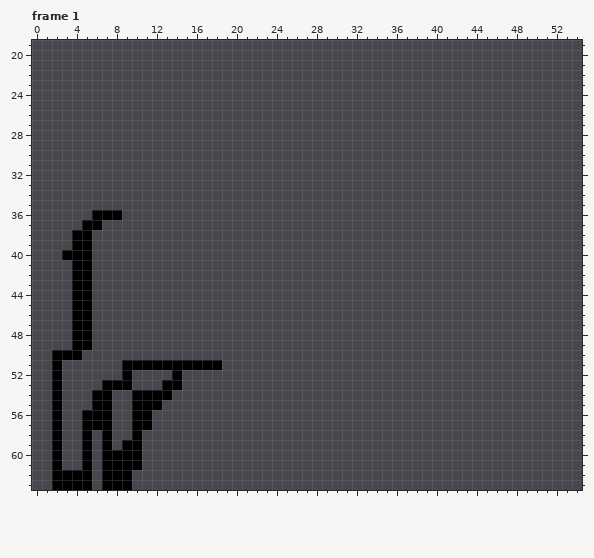
File history of a pixel-art file, Art/moose.aseprite. The picture above is the old version.
64x64 pixels, 1 frame. Colours within 5 levels of each other are drawn and written as one. Shown: frame 1: x 0..54, y 19..63. The commit also changed other frames, which this record leaves out.
Once edited:
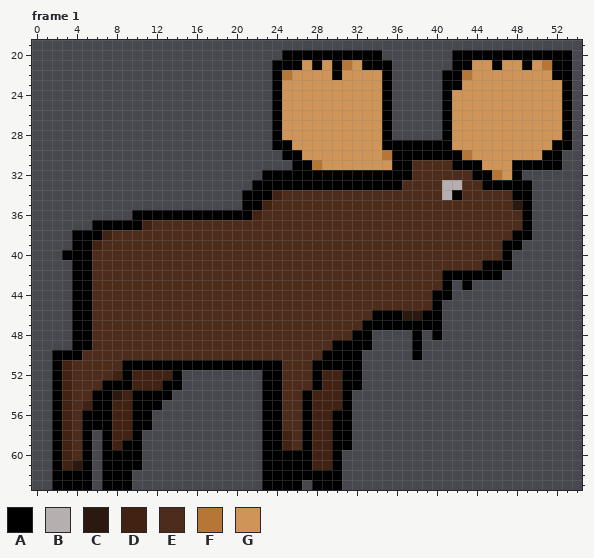
Palette (. is transparent): A #000000  B #b6afaf  C #2b180e  D #412213  E #4e2c1b  F #b67736  G #cf9457
What changed:
Changed rows in their new state; - is an unchanged pixel.
Frame 1:
first column x 3:
20 ----------------------AAAAAAAAAA-------AAAAAAAAAAAA
21 ---------------------AAAGAGAFGAAA------AAGGAGGAGFAA
22 ---------------------AFGGGGAGGGGA-----AAFGGGGGGGGAA
23 ---------------------AGGGGGGGGGGA-----AAGGGGGGGGGGA
24 ---------------------AGGGGGGGGGGA-----AGGGGGGGGGGGA
25 ---------------------AGGGGGGGGGGA-----AGGGGGGGGGGGA
26 ---------------------AGGGGGGGGGGA-----AGGGGGGGGGGGA
27 ---------------------AGGGGGGGGGGA-----AGGGGGGGGGGGA
28 ---------------------AGGGGGGGGGGA-----AGGGGGGGGGGGA
29 ---------------------AAGGGGGGGGGAAAAAAAGGGGGGGGGGAA
30 ----------------------AAGGGGGGGGFAAAAAAAFGGGGGGGAA-
31 -----------------------AAFGGGGGGGAAEEEEAAAGGGAAAAA-
32 --------------------AAAAAAAAAAAAAAAEEEEEEAAFGA-----
33 -------------------AAAAAAAAAAAAAAAEEEEBBEEAAAAA----
34 ------------------AAADEEEEEEEEEEEEEEEEBAEEEEEAA----
35 ------------------AADEEEEEEEEEEEEEEEEEEEEEEEECA----
36 ---...-AAAAAAAAAAAADEEEEEEEEEEEEEEEEEEEEEEEEEEA----
37 --.-AAAADEEEEEEEEEEEEEEEEEEEEEEEEEEEEEEEEEEEEEA----
38 ---ADEEEEEEEEEEEEEEEEEEEEEEEEEEEEEEEEEEEEEEEEAA----
39 ---DEEEEEEEEEEEEEEEEEEEEEEEEEEEEEEEEEEEEEEEEAA-----
40 ---EEEEEEEEEEEEEEEEEEEEEEEEEEEEEEEEEEEEEEEEEA------
41 ---EEEEEEEEEEEEEEEEEEEEEEEEEEEEEEEEEEEEEEEAAA------
42 ---EEEEEEEEEEEEEEEEEEEEEEEEEEEEEEEEEEEAAAAAA-------
43 ---EEEEEEEEEEEEEEEEEEEEEEEEEEEEEEEEEEEA-A----------
44 ---EEEEEEEEEEEEEEEEEEEEEEEEEEEEEEEEEEAA------------
45 ---EEEEEEEEEEEEEEEEEEEEEEEEEEEEEEEEEEA-------------
46 ---EEEEEEEEEEEEEEEEEEEEEEEEEEEEAAACCAA-------------
47 ---EEEEEEEEEEEEEEEEEEEEEEEEEEEAAAAAAAA-------------
48 ---EEEEEEEEEEEEEEEEEEEEEEEEEEAA----A-A-------------
49 ---EEEEEEEEEEEEEEEEEEEEEEEEAAAA----A---------------
50 --EEEEEEEEEEEEEEEEEEEEEEEEAAAA-----A---------------
51 DEEEEE----------AAAAAAEEEAAAAA---------------------
52 DEEEED-DDDD---------AAEEEADDAA---------------------
53 DEEE---DDD----------AAEEEADDAA---------------------
54 DEE--CD-------------AAEEADDDA----------------------
55 DED--DD-------------AAEEADDDA----------------------
56 DE---DD-------------AAEEADDAA----------------------
57 DE---DD-------------AAEEADDAA----------------------
58 DE---DD-------------AADEADDAA----------------------
59 DE---D--------------AADEADDAA----------------------
60 DE------------------AAAAADDA-----------------------
61 DC------------------AAAAADDA-----------------------
62 --------------------AAAAAAAA-----------------------
63 --------------------AAAA-AAA-----------------------
Pixel boxes of the changes (left, top, right, bottom) in both pictures:
changed: (62, 50, 572, 490)
